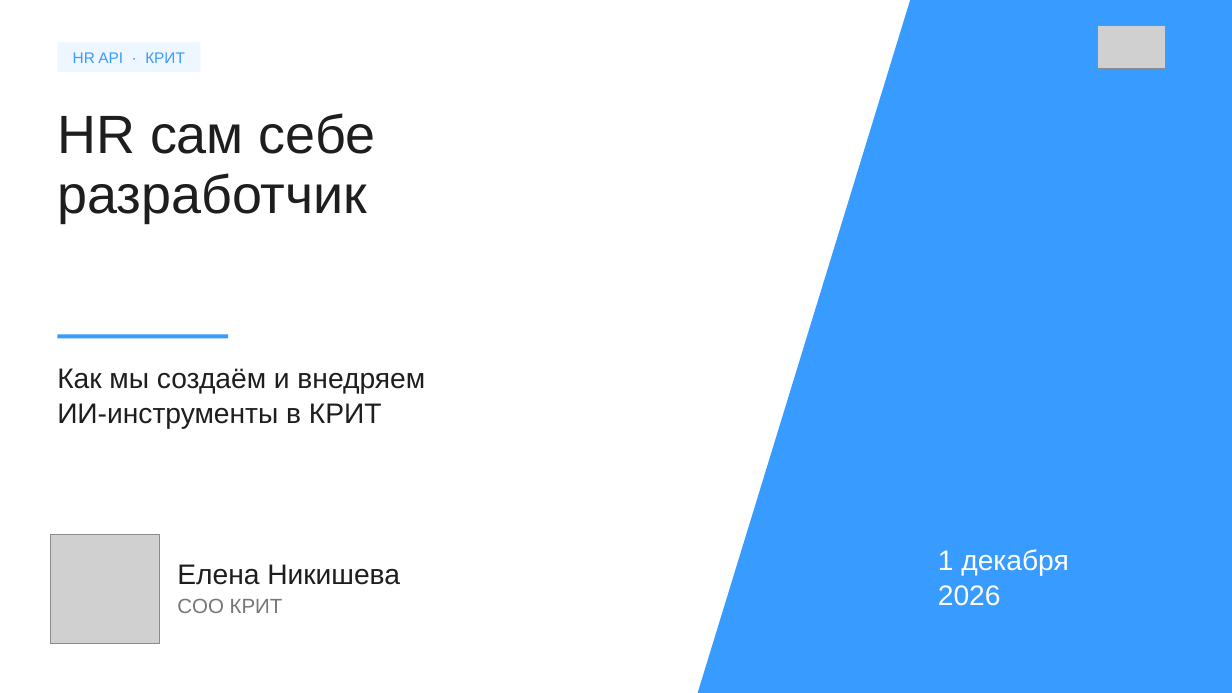
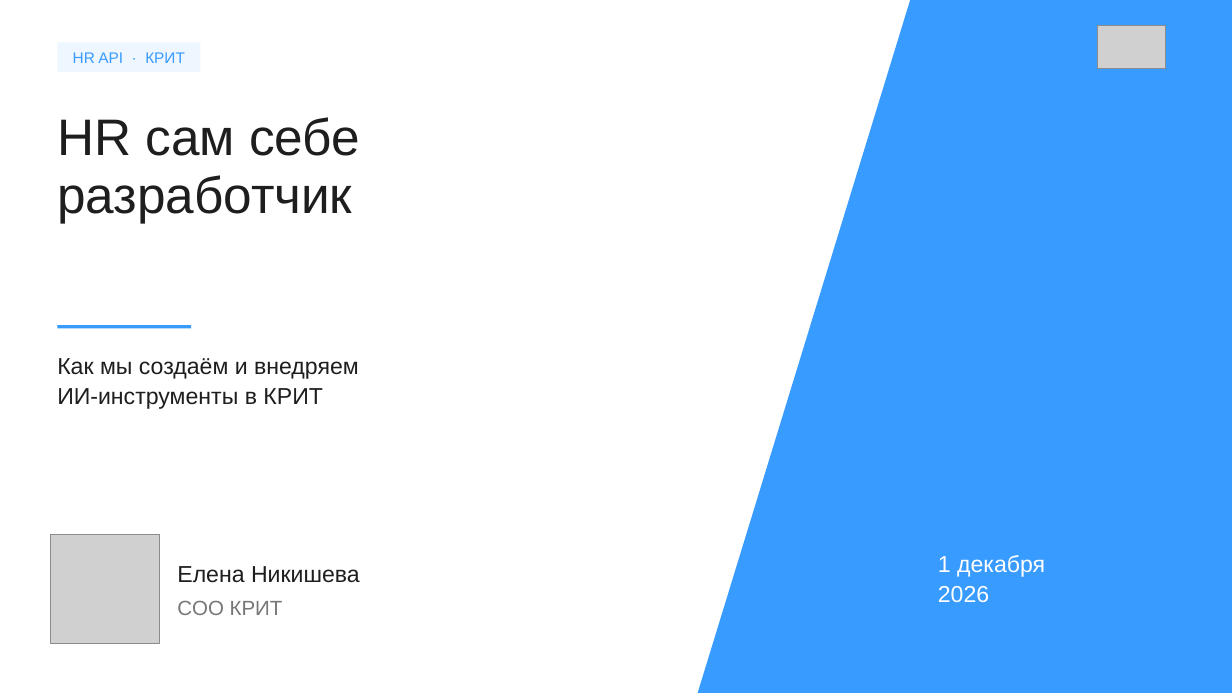
Before and after one commit to Nikisheva/html_krit, a slide deck: slide 1 of HR_API_KRIT_Nikisheva_2026.pptx. Drawn at 1232x693 pixels with LibreOffice and Linux fonts; fonts in the diff are those of the drawing; grey boxes stand for pictures. Boxes give left, top, right and bottom in pixels: in the first picture for what was removed or moved away, otherwise in the second. Text is boxed around its words. In the diff, an @@ line names an element or a change of style, - is before the commit and + after.

```diff
--- a/HR_API_KRIT_Nikisheva_2026.pptx
+++ b/HR_API_KRIT_Nikisheva_2026.pptx
@@ text "HR сам себе" at [57, 117, 360, 223]: size 42 to 40 pt; line spacing 0.92 to 0.94 @@
@@ rectangle: place and size @@
-rectangle at [57, 335, 228, 338]
+rectangle at [57, 325, 191, 328]
@@ text "Как мы создаём и внедряем" at [57, 358, 359, 409]: size 22 to 18 pt; line spacing 1.05 to 1.08 @@
@@ text "Как мы создаём и внедряем": place and size @@
-text "Как мы создаём и внедряем" at [57, 368, 425, 429]
+text "Как мы создаём и внедряем" at [57, 358, 359, 409]
@@ text "Елена Никишева" at [177, 566, 360, 583]: size 22 to 18 pt @@
@@ text "1 декабря" at [938, 555, 1045, 602]: size 22 to 18 pt; line spacing 1.05 to 1.08 @@
```
Also in this commit, not shown: 11 other slides changed, 2 slides added, 2 slides removed, 4 other files.
